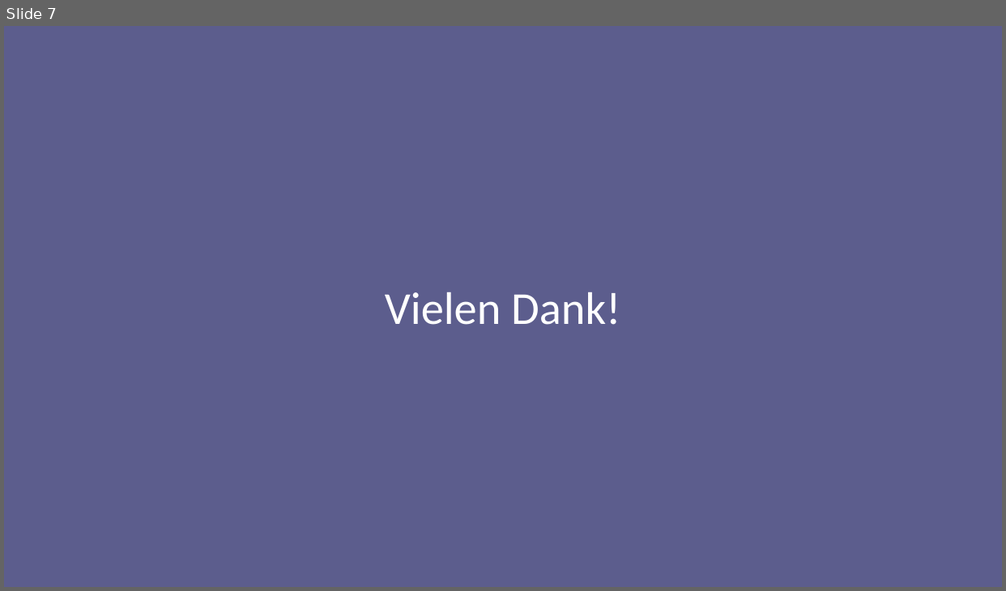
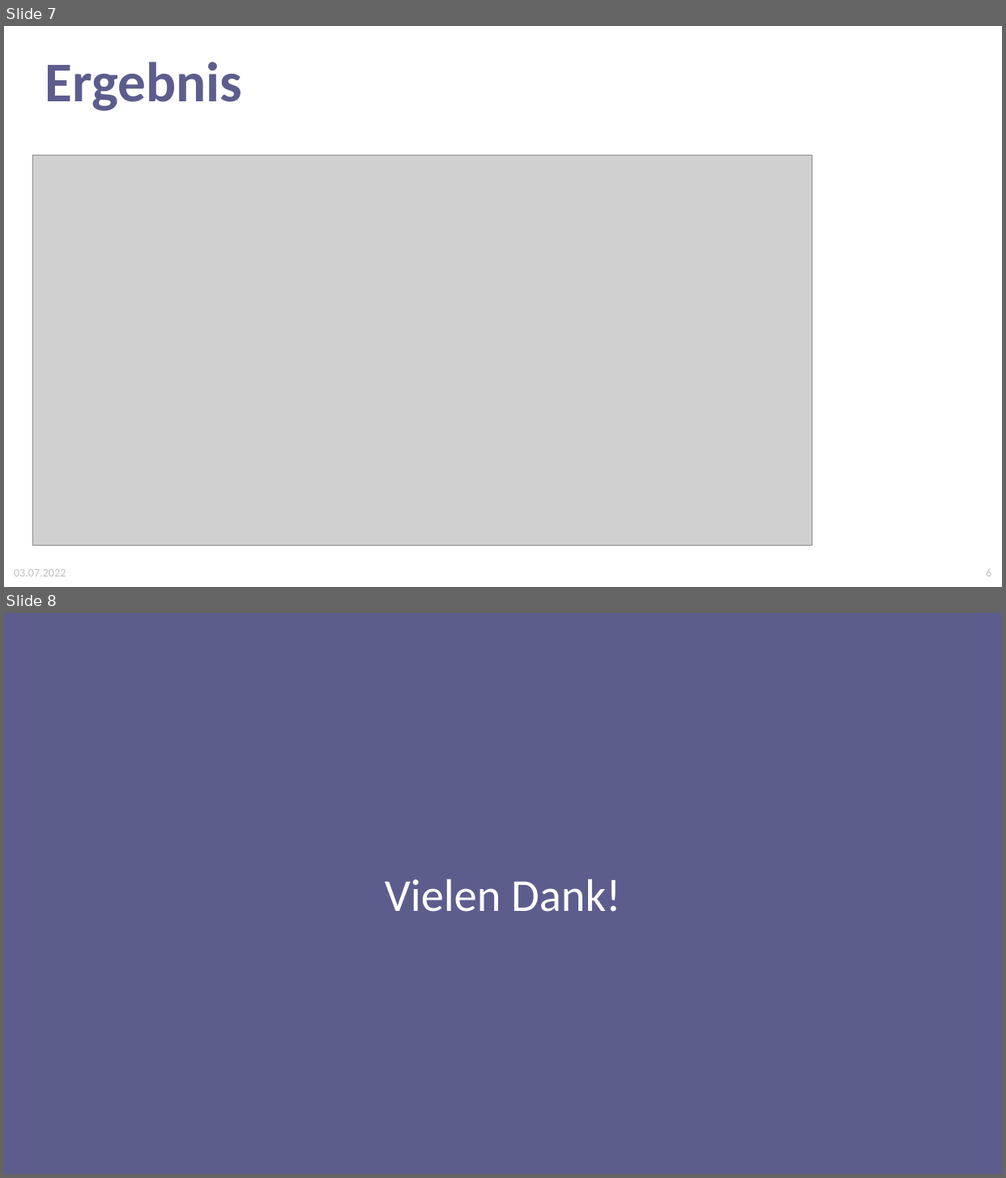
Before and after one commit to kiya1013/APuPDaten, a slide deck: Documents/Planspiel_Slides_Graf.pptx. Shown one above the other, each under a label of ours: slide 7 before the commit, slides 7 and 8 after it. The pictures are 1006x591 and 1006x1178 pixels, drawn with LibreOffice and Linux fonts; fonts in the diff are those of the drawing; grey boxes stand for pictures. Boxes give left, top, right and bottom in pixels: in the first picture for what was removed or moved away, otherwise in the second. Text is boxed around its words. In the diff, an @@ line names an element or a change of style, - is before the commit and + after.

```diff
--- a/Documents/Planspiel_Slides_Graf.pptx
+++ b/Documents/Planspiel_Slides_Graf.pptx
@@ slide 7 added at [4, 26, 1002, 587], background #FFFFFF @@
@@ text added at [45, 62, 242, 111], 54 pt, text #5C5D8D, bold @@
+Ergebnis
@@ picture added at [32, 156, 812, 545] @@
@@ text added at [14, 570, 66, 577], 11 pt, text #BFBFBF @@
+03.07.2022
@@ page number added at [986, 570, 991, 577], 11 pt, text #BFBFBF @@
+6
@@ what was slide 7 is now slide 8 @@
```
Also in this commit, not shown: 6 slides changed.
